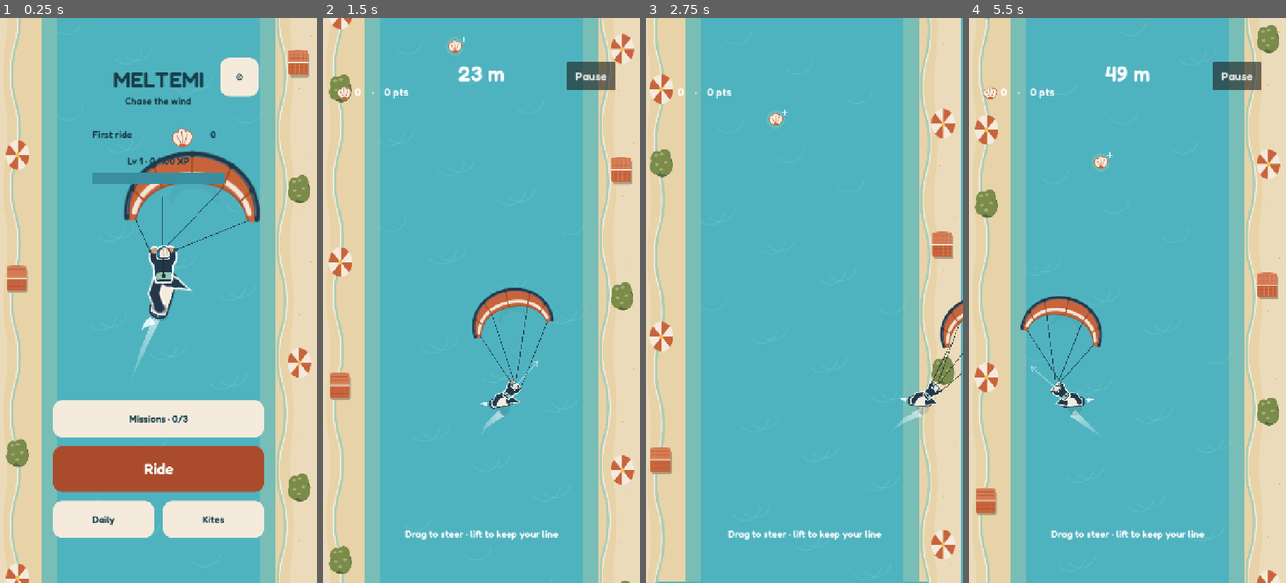
Above: before the commit, frames 1-4 (left to right).
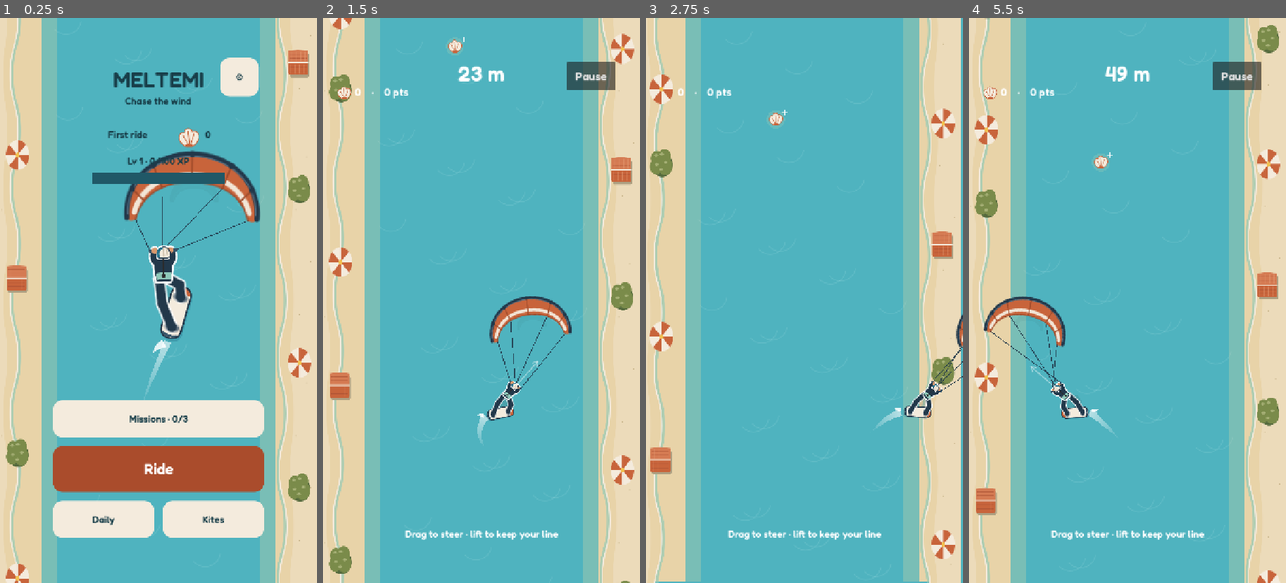
Above: after the commit, the same moments.

Repository: yeetozer/meltemi
Game: Godot game, scene res://scenes/main.tscn
The game is run twice, just before and just after one commit, with the same random seed, the same clock (stepped at 60 frames per second) and the same inputs.
Inputs (mouse positions are in pixels of both pictures, inside the frame that each line leads up to):
- Up to frame 1 (0.25 s): no input
- Up to frame 2 (1.5 s): click "Daily" at 0.5 s; tap Enter at 1.25 s; move the mouse to (551, 272) at 1.27 s; hold Right from 1.28 s (still down); click (551, 272) at 1.42 s
- Up to frame 3 (2.75 s): tap Space at 1.52 s; release Right at 2 s; drag from (741, 328) to (788, 413) at 2.02 s
- Up to frame 4 (5.5 s): move the mouse to (1159, 176) at 2.77 s; hold Right 2.78-3.5 s; click (1159, 176) at 2.92 s; click "Retry" at 3.5 s; drag from (1111, 413) to (1032, 215) at 4.27 s; move the mouse to (1222, 385) at 5.02 s; hold Left from 5.03 s (still down); click (1222, 385) at 5.17 s; tap Space at 5.27 s

The runs differ from the first frame. In frame 1, 2.6% of the frame differs, in the area x 29-71%, y 19-67%; in frame 2, 2.1%; in frame 3, 1.0%; in frame 4, 2.3%.

Commit message:
Expose rider board in gameplay and polish kite follow and menu

Diff:
--- a/game/resources/rider_rig.json
+++ b/game/resources/rider_rig.json
@@ -1,25 +1,26 @@
 {
   "units_to_px": 0.72,
-  "origin": "board centre = rider node origin; +y = down-screen (tail side)",
+  "origin": "rider origin; board offset (10,13) exposes nose below hips; +y = down-screen",
   "board": {
+    "readability_scale": 1.12,
     "sprite_offset_px": [
-      0,
-      0
+      10,
+      13
     ],
     "pivot": "sprite centre",
-    "length_px": 36.0,
-    "width_px": 13.68,
+    "length_px": 40.32,
+    "width_px": 15.3216,
     "front_strap_px": [
       0,
-      -10.44
+      -11.6928
     ],
     "back_strap_px": [
       0,
-      10.44
+      11.6928
     ],
     "tail_px": [
       0,
-      18.72
+      23.0
     ],
     "angle_straight_deg": 15.0,
     "angle_full_carve_deg": 45.0
--- a/game/scripts/main.gd
+++ b/game/scripts/main.gd
@@ -110,7 +110,7 @@
    if file.ends_with(".ttf"): theme_.default_font = load("res://assets/fonts/"+file); break
  theme_.default_font_size = 26
  world = Node2D.new(); add_child(world)
- wake = Line2D.new(); wake.width = 18; wake.default_color = Color(1,1,1,0.45); world.add_child(wake)
+ wake = Line2D.new(); wake.width = 18; wake.z_index=1; wake.default_color = Color(1,1,1,0.45); world.add_child(wake)
  var taper: Curve=Curve.new(); taper.add_point(Vector2(0,0)); taper.add_point(Vector2(0.7,0.65)); taper.add_point(Vector2(1,1)); wake.width_curve=taper
  var gradient_: Gradient = Gradient.new(); gradient_.set_color(0,Color(1,1,1,0)); gradient_.set_color(1,Color(1,1,1,0.6)); wake.gradient = gradient_
  shadow = Polygon2D.new()
@@ -119,11 +119,11 @@
  shadow.polygon=oval; shadow.color=Color(0.169,0.169,0.169,0.25); world.add_child(shadow)
  for i in range(4):
   var line: Line2D = Line2D.new(); line.width=1.7; line.default_color=Color(0.133,0.22,0.29,0.88); world.add_child(line); lines.append(line)
- rider=Node2D.new(); world.add_child(rider)
+ rider=Node2D.new(); rider.z_index=2; world.add_child(rider)
  rider_visual=preload("res://scripts/rider_visual.gd").new(); rider.add_child(rider_visual)
  rider_visual.set_skins(save.data.selected_board,save.data.selected_character)
- kite = Sprite2D.new(); kite.position=Vector2(470,790); world.add_child(kite)
- spray=CPUParticles2D.new(); spray.amount=42; spray.lifetime …(247 unchanged characters)… y.emitting=false; world.add_child(spray)
+ kite = Sprite2D.new(); kite.z_index=2; kite.position=Vector2(470,790); world.add_child(kite)
+ spray=CPUParticles2D.new(); spray.amount=42; spray.lifetime …(247 unchanged characters)… y.emitting=false; world.add_child(spray); spray.z_index=1
  var canvas: CanvasLayer = CanvasLayer.new(); add_child(canvas)
  ui=Control.new(); ui.set_anchors_and_offsets_preset(Control.PRESET_FULL_RECT); ui.mouse_filter=Control.MOUSE_FILTER_IGNORE; ui.theme=theme_; canvas.layer=10; canvas.add_child(ui)
  panel=VBoxContainer.new(); panel.add_theme_constant_override("separation",10); ui.add_child(panel)
@@ -340,7 +340,7 @@
     toast=["Tap in the air to spin!","Swipe up for a backflip!","Hold for a grab - let go before you land!"][int(save.data.hints)]; toast_time=4; save.data.hints=int(save.data.hints)+1; save.write_save()
   if run.golden and run.air>0 and run.air<run.air_total*0.5 and not apex_done and not save.data.reduce_motion:
    apex_done=true; slow_age=0; Engine.time_scale=0.55
-  if before_air<=0 and run.air>0: audio("jump"); spin_hint=true; spray.position=rider.position; spray.restart(); spray.emitting=true
+  if before_air<=0 and run.air>0: audio("jump"); spin_hint=true; spray.position=world.to_local(rider_visual.tail_point()); spray.restart(); spray.emitting=true
   if run.landed:
    touch_air=false; run.grab(false)
    if touch_id>=0: anchor_touch(touch_id,touch_position,false)
@@ -349,11 +349,9 @@
    if not run.dead:
     popup("PERFECT" if run.perfect else "+%d" % (100*run.spins+250*run.flips))
     if run.grab_time>=0.25: popup("GRAB +%d" % (60*int(run.grab_time/0.25)))
-   audio("land_bad" if run.dead else "land_clean"); spray.position=rider.position; spray.restart(); spray.emitting=true
+   audio("land_bad" if run.dead else "land_clean"); spray.position=world.to_local(rider_visual.tail_point()); spray.restart(); spray.emitting=true
    if not run.dead and run.spins>0: save.data.tutorial_done=true; save.write_save()
   for i in range(wake.get_point_count()): wake.set_point_position(i,wake.get_point_position(i)+Vector2(0,scroll))
-  if run.air<=0: wake.add_point(Vector2(run.x,rider_y()+25))
-  while wake.get_point_count()>15: wake.remove_point(0)
   hud.text="%s    ·    %s pts%s" % [run.shells,run.trick_points+run.shells*10,("    x%s" % run.combo) if run.combo>1 else ""]
   hint.text=("Tap in the air to spin!" if spin_hint else "Drag to steer · lift to keep your line") if not save.data.tutorial_done else ("SHALLOWS — TURN!" if run.x<132 or run.x>588 else "")
   if run.elapsed<Model.Pacing.WARMUP: hint.text="Drag to steer · lift to keep your line"
@@ -392,13 +390,21 @@
  rider.position=pos+Vector2(0,-air_height*60); rider.scale=Vector2.ONE*scale_*1.5; rider.rotation=run.visual_heading+(run.spin*TAU if run.air>0 else 0)
  rider_visual.update_pose(dt,run.lateral_velocity if state!="title" else sin(menu_time*0.45)*220,save.data.reduce_motion,run.flip,run.grabbing)
  rider_visual.spray_sprite.visible=run.air<=0
+ if state=="play" and run.air<=0:
+  wake.add_point(world.to_local(rider_visual.tail_point()))
+  while wake.get_point_count()>15: wake.remove_point(0)
  if state=="title" and save.data.reduce_motion: rider_visual.solve(0)
- kite.texture=AssetLib.texture("sprites/kite_"+str(save.data.selected)+".png",Vector2(140,70)); kite.position=kite.position.lerp(pos+Vector2(sin(run.heading)*170,-190-air_height*90),minf(dt/0.35,1)); kite.scale=Vector2.ONE*scale_*1.45; kite.rotation=-run.heading*0.25
+ var kite_follow: float=1.0 if save.data.reduce_motion else 1.0-exp(-dt/0.18)
+ var kite_turn: float=clampf(run.lateral_velocity/318.0,-1,1)
+ kite.texture=AssetLib.texture("sprites/kite_"+str(save.data.selected)+".png",Vector2(140,70))
+ kite.position=kite.position.lerp(pos+Vector2(kite_turn*170,-190-air_height*90),kite_follow)
+ kite.scale=Vector2.ONE*scale_*1.45
+ kite.rotation=lerp_angle(kite.rotation,-kite_turn*0.22,kite_follow)
  if state=="title":
   rider.scale=Vector2.ONE*3; rider.rotation=sin(menu_time*0.45)*0.22
   kite.scale=Vector2.ONE*2.4; kite.position=pos+Vector2(60+sin(menu_time*0.6)*35,-245); kite.rotation=sin(menu_time*0.6)*0.08
   wake.clear_points()
-  var tail: Vector2=world.to_local(rider_visual.to_global(Vector2(0,18.72).rotated(rider_visual.board.rotation)))
+  var tail: Vector2=world.to_local(rider_visual.tail_point())
   for j in range(24):
    var age: float=1.0-float(j)/23.0
    wake.add_point(tail+Vector2((sin(menu_time*0.45-age)-sin(menu_time*0.45))*70,160*age))
@@ -422,6 +428,9 @@
  var image: Image=get_viewport().get_texture().get_image()
  DirAccess.make_dir_recursive_absolute("res://../build/qa")
  var error: Error=image.save_png("res://../build/qa/"+snap+".png")
+ var board_transform: Transform2D=get_viewport().get_final_transform()*rider_visual.board.get_global_transform_with_canvas()
+ var metadata: Dictionary={"board_transform":[board_transform.x.x,board_transform.x.y,board_transform.y.x,board_transform.y.y,board_transform.origin.x,board_transform.origin.y],"texture_size":[rider_visual.board.texture.get_width(),rider_visual.board.texture.get_height()]}
+ var meta: FileAccess=FileAccess.open("res://../build/qa/"+snap+".json",FileAccess.WRITE); meta.store_string(JSON.stringify(metadata)); meta.close()
  print("CAPTURE ",snap," ",error)
  ambient.stop(); ambient.stream=null
  await get_tree().create_timer(0.1).timeout
@@ -536,17 +545,19 @@
  for entry: Array in [["MELTEMI",48,110],["Chase the wind",22,174]]:
   var word: Label=Label.new(); word.text=entry[0]; word.position=Vector2(150,entry[2]); word.size=Vector2(420,64); word …(193 unchanged characters)…
  title_button("⚙",Vector2(500,maxf(safe_top,90)),Vector2(88,88),func() -> void: show_menu("settings"))
- title_button("First ride" if int(save.data.best)==0 else "Best  %s" % save.data.best,Vector2(140,238),Vector2(230,52),Callable(),false)
- title_button("%s" % save.data.shells,Vector2(420,238),Vector2(130,52),Callable(),false)
- var icon: TextureRect=TextureRect.new(); icon.texture=AssetLib.texture("ui/icon_shell.png"); icon.position=Vector2(390,248); icon.size=Vector2(32,32); icon.expand_mode=TextureRect.EXPAND_IGNORE_SIZE; icon.mouse_filter=Control.MOUSE_FILTER_IGNORE; title_ui.add_child(icon)
+ title_button("First ride" if int(save.data.best)==0 else "Best  %s" % save.data.best,Vector2(175,238),Vector2(230,52),Callable(),false)
+ title_button("%s" % save.data.shells,Vector2(425,238),Vector2(95,52),Callable(),false)
+ var icon: TextureRect=TextureRect.new(); icon.texture=AssetLib.texture("ui/icon_shell.png"); icon.position=Vector2(405,248); icon.size=Vector2(32,32); icon.expand_mode=TextureRect.EXPAND_IGNORE_SIZE; icon.mouse_filter=Control.MOUSE_FILTER_IGNORE; title_ui.add_child(icon)
  title_button("Lv %d · %d/100 XP" % [Missions.level(int(save.data.xp)),int(save.data.xp)%100],Vector2(210,300),Vector2(300,48),Callable(),false)
  var xp: ProgressBar=ProgressBar.new(); xp.position=Vector2(210,350); xp.size=Vector2(300,7); xp.show_percentage=false; xp.value=int(save.data.xp)%100; xp.mouse_filter=Control.MOUSE_FILTER_IGNORE
- var track: StyleBoxFlat=StyleBoxFlat.new(); track.bg_color=Color("398f9f"); xp.add_theme_stylebox_override("background",track)
+ var track: StyleBoxFlat=StyleBoxFlat.new(); track.bg_color=Color("205867"); xp.add_theme_stylebox_override("background",track)
  var fill: StyleBoxFlat=StyleBoxFlat.new(); fill.bg_color=Color("f4ebdd"); xp.add_theme_stylebox_override("fill",fill); title_ui.add_child(xp)
- title_button("Missions · %d/3" % ((int(save.data.missions.next)-3)%3),Vector2(120,height-414),Vector2(480,84),func() -> void: show_menu("missions"))
+ # Shared 20px edge-to-edge spacing for all three action rows.
+ var action_gap: float=20
+ title_button("Missions · %d/3" % ((int(save.data.missions.next)-3)%3),Vector2(120,height-310-action_gap-84),Vector2(480,84),func() -> void: show_menu("missions"))
  title_button("Ride",Vector2(120,height-310),Vector2(480,104),func() -> void: daily=false; start())
- title_button("Daily",Vector2(120,height-186),Vector2(230,84),daily_start)
- title_button("Kites",Vector2(370,height-186),Vector2(230,84),func() -> void: show_menu("shop"))
+ title_button("Daily",Vector2(120,height-310+104+action_gap),Vector2(230,84),daily_start)
+ title_button("Kites",Vector2(370,height-310+104+action_gap),Vector2(230,84),func() -> void: show_menu("shop"))
 
 func title_button(text: String, at: Vector2, dimensions: Vector2, action: Callable, interactive: bool=true) -> void:
  if not interactive:
--- a/game/scripts/rider_visual.gd
+++ b/game/scripts/rider_visual.gd
@@ -48,8 +48,11 @@
  carve=amount
  var angle: float=deg_to_rad(lerpf(15,45,amount))
  board.rotation=angle
- spray_sprite.position=Vector2(0,18.72).rotated(angle)+Vector2(-5.76,3.6)
- feet.assign([Vector2(0,-10.44).rotated(angle),Vector2(0,10.44).rotated(angle)])
+ # Expose the nose beside/below the hips instead of burying it under both legs.
+ board.position=Vector2(10,13)
+ board.scale=Vector2(28.8,43.2)*1.12/board.texture.get_size()
+ spray_sprite.position=board.position+Vector2(0,23).rotated(angle)+Vector2(-5.76,3.6)
+ feet.assign([board.position+Vector2(0,-10.44*1.12).rotated(angle),board.position+Vector2(0,10.44*1.12).rotated(angle)])
  paths.clear()
  for i in range(2):
   var sign_: float=1.0 if i==0 else -1.0
@@ -70,5 +73,7 @@
   legs.draw_set_transform(foot,board.rotation,Vector2(3.6,2.304))
   legs.draw_circle(Vector2.ZERO,1,suit,true,-1,true)
  legs.draw_set_transform(Vector2.ZERO)
+func tail_point() -> Vector2:
+ return to_global(board.position+Vector2(0,23).rotated(board.rotation))
 func bar_point(index: int) -> Vector2:
  return to_global([Vector2(-10.97,-32.77),Vector2(8.423,-34.126),Vector2(-1.273,-33.448),Vector2(-1.273,-33.448)][index]+Vector2(0,upper.position.y+17.28))
--- a/game/tests/rider_evidence.gd
+++ b/game/tests/rider_evidence.gd
@@ -47,5 +47,5 @@
 func capture_grid() -> void:
  await RenderingServer.frame_post_draw
  var image: Image=root.get_texture().get_image()
- image.save_png("res://../art/qa/rider-v3/skins_grid.png")
+ image.save_png("res://../art/qa/rider-v4/skins_grid.png")
  quit()
--- a/game/tests/rider_pose.gd
+++ b/game/tests/rider_pose.gd
@@ -2,9 +2,16 @@
 func _initialize() -> void: call_deferred("test")
 func test() -> void:
  var game: Node=load("res://scripts/main.gd").new(); root.add_child(game)
- game.start(); game.run.launch(true); game.run.backflip()
+ game.start(); game._process(0.016)
+ assert(game.wake.get_point_position(game.wake.get_point_count()-1).distance_to(game.world.to_local(game.rider_visual.tail_point()))<0.001,"Wake starts at this frame's transformed tail")
+ game.run.launch(true); game.run.backflip()
  game._process(0.12)
  assert(game.run.flip>0 and absf(game.rider_visual.scale.y-1)>0.1,"Normal update must apply the flip pose after base transforms")
+ for phase: float in [0.1,0.25,0.35,0.5,0.75,0.9]:
+  game.run.flip=phase; game._process(0.0)
+  for i: int in range(4):
+   assert(game.lines[i].points[0].distance_to(game.world.to_local(game.rider_visual.bar_point(i)))<0.001,"Flip lines must follow the full bar transform")
+ assert(game.rider.z_index>game.wake.z_index and game.rider.z_index>game.spray.z_index)
  game.run.flip=0; game.run.grab(true); game._process(0.016)
  assert(game.rider_visual.scale.y<0.9 and game.rider_visual.upper.position.y>-17.28,"Normal update must tuck a grab")
  game.run.grab(false); game._process(0.016)
@@ -13,6 +20,16 @@
  assert(game.rider_visual.side==-1 and game.rider_visual.scale.x==-1)
  game.rider_visual.update_pose(0.1,30,true,0,false); assert(game.rider_visual.side==-1)
  game.rider_visual.update_pose(0.1,36,true,0,false); assert(game.rider_visual.side==1)
+ game.state="pause"
+ game.run.lateral_velocity=-318
+ for tick: int in range(30): game._process(1.0/30)
+ assert(game.kite.position.x<game.rider.position.x-150,"Kite swings to left carve")
+ var prior: float=game.kite.position.x
+ game.run.lateral_velocity=318; game._process(1.0/30)
+ assert(game.kite.position.x>prior and game.kite.position.x<game.rider.position.x+170,"Kite reversal is smooth and interruptible")
+ game.save.data.reduce_motion=true; game._process(1.0/30)
+ assert(is_equal_approx(game.kite.position.x,game.rider.position.x+170),"Reduce Motion removes kite lag")
+ game.save.data.reduce_motion=false
  game.set_process(false)
  game.rider_visual.update_pose(0.016,-318,false,0,false)
  assert(game.rider_visual.scale.x==1,"Mirror must not snap")
--- a/game/tests/rider_skins.gd
+++ b/game/tests/rider_skins.gd
@@ -12,6 +12,11 @@
     rig.scale.x=mirror
     for amount: float in [0.0,1.0]:
      rig.solve(amount)
+     assert(rig.board.position==Vector2(spec.board.sprite_offset_px[0],spec.board.sprite_offset_px[1]))
+     assert(spec.board.readability_scale<=1.15)
+     assert((rig.board.scale*rig.board.texture.get_size()).distance_to(Vector2(28.8,43.2)*spec.board.readability_scale)<0.001)
+     var tail: Vector2=Vector2(spec.board.tail_px[0],spec.board.tail_px[1])
+     assert(rig.tail_point().distance_to(rig.to_global(rig.board.position+tail.rotated(rig.board.rotation)))<0.001)
      for i: int in range(2):
       var point: Array=spec.board.front_strap_px if i==0 else spec.board.back_strap_px
       var strap: Vector2=Vector2(point[0],point[1])
Not shown, changed: docs/rider-rig.md
Not shown, added: tools/rider_pixel_proof.py
